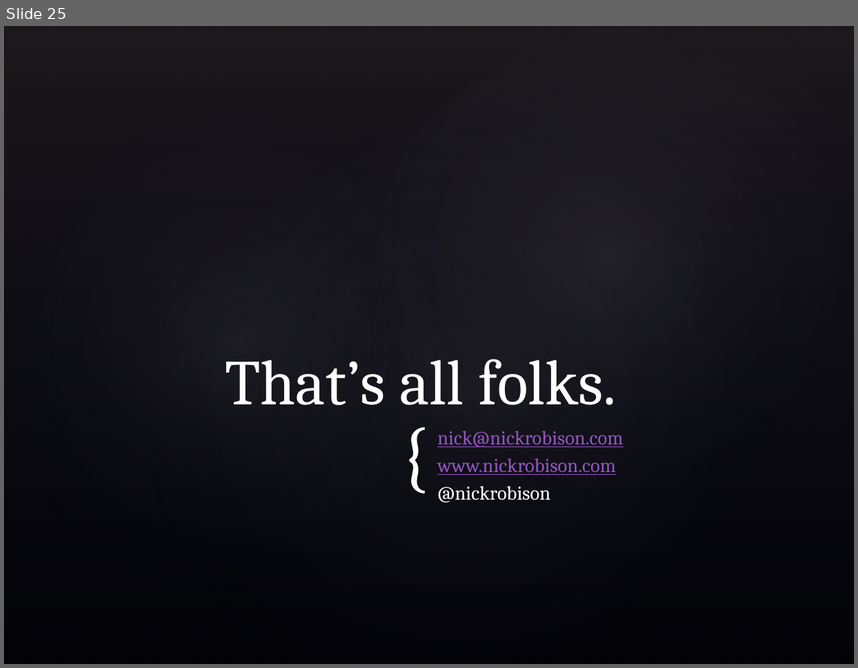
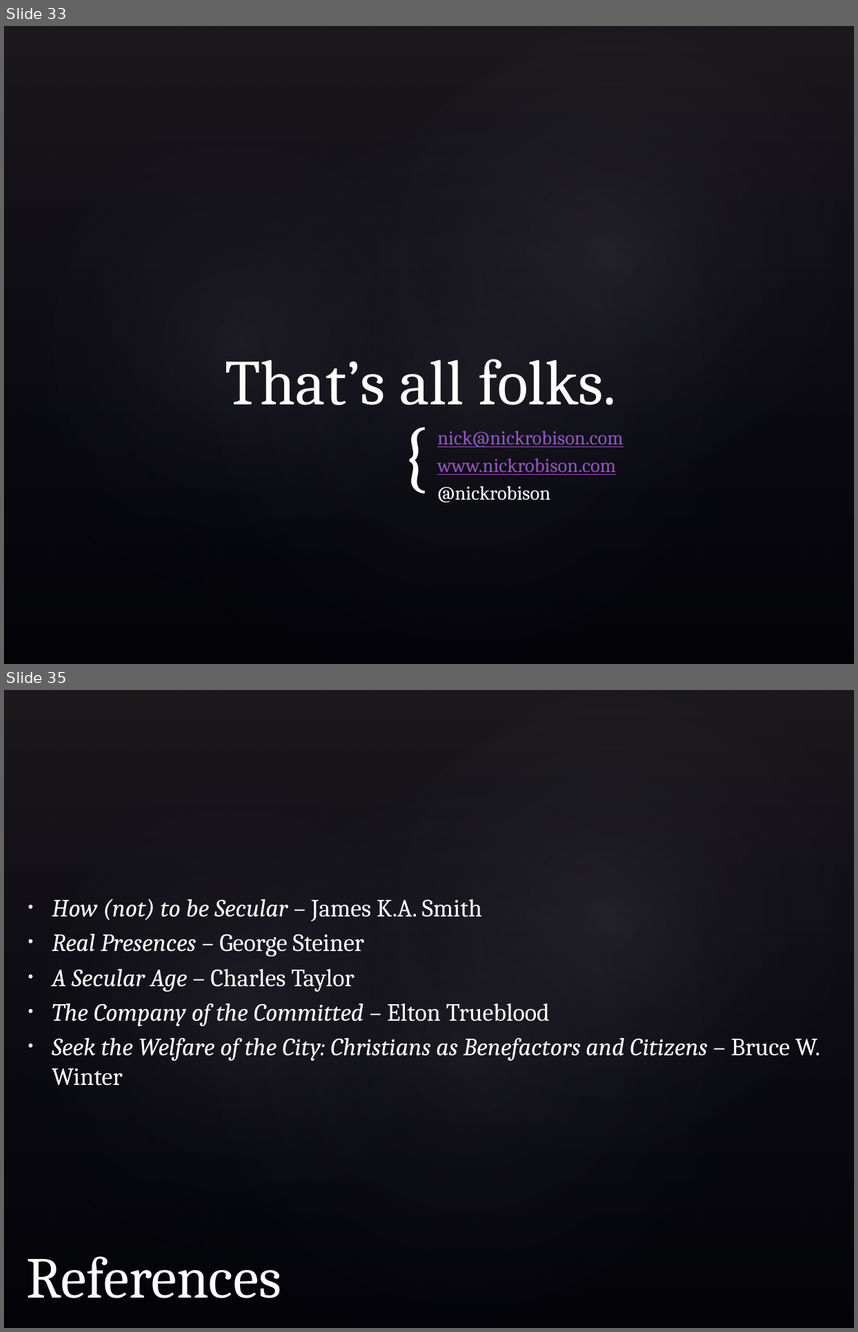
Before and after one commit to nickrobison/Presentations, a slide deck: BCSApologetics/RealApologetics.pptx. Shown one above the other, each under a label of ours: slide 25 before the commit, slides 33 and 35 after it; the slides between them are not shown. The pictures are 858x668 and 858x1332 pixels, drawn with LibreOffice and Linux fonts; fonts in the diff are those of the drawing; background and template pictures are left out. Boxes give left, top, right and bottom in pixels: in the first picture for what was removed or moved away, otherwise in the second. Text is boxed around its words. In the diff, an @@ line names an element or a change of style, - is before the commit and + after.

Commit message:
Updated BCSApologetics to the latest version. Added a References Section

```diff
--- a/BCSApologetics/RealApologetics.pptx
+++ b/BCSApologetics/RealApologetics.pptx
@@ slide 35 added at (4, 690, 854, 1328), background picture (left out); not listed: 4 template elements that a slide beside it also shows @@
@@ text added at (52, 898, 820, 1085), 21 pt, text #FFFFFF, italic @@
+• How (not) to be Secular – James K.A. Smith
+• Real Presences – George Steiner
+• A Secular Age – Charles Taylor
+• The Company of the Committed – Elton Trueblood
+• Seek the Welfare of the City: Christians as Benefactors and Citizens – Bruce W. Winter
@@ title added at (26, 1256, 281, 1298), 49 pt, text #FFFFFF @@
+References
@@ what was slide 25 is now slide 33 @@
```
Also in this commit, not shown: 8 slides changed, 9 other slides added.
